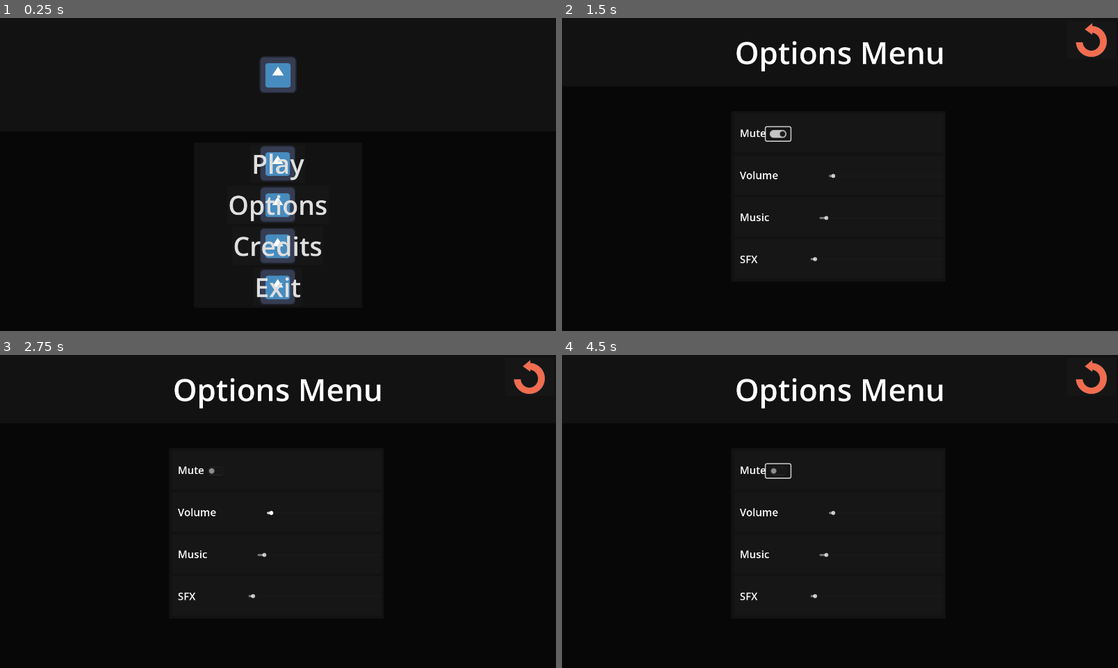
Above: before the commit, frames 1-4 (two rows, left to right).
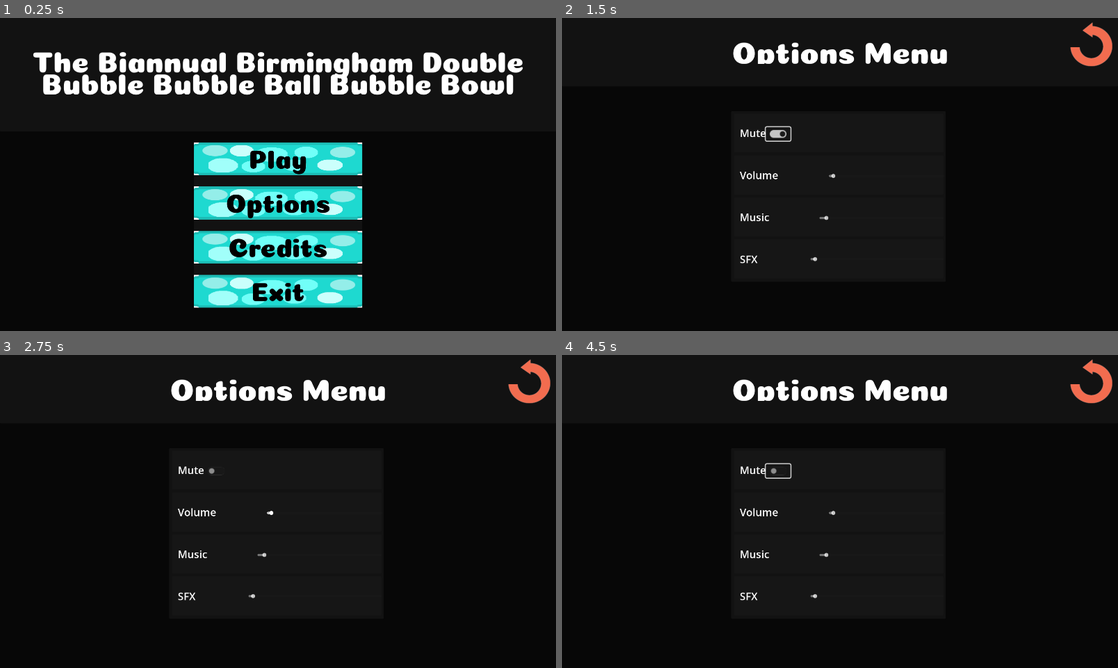
Above: after the commit, the same moments.

Repository: corpusCallosotomy/BubbleBowl
Game: Godot game, scene res://scenes/screens/menus/TitleScreen.tscn
The game is run twice, just before and just after one commit, with the same random seed, the same clock (stepped at 60 frames per second) and the same inputs. The engine's default icon, where the game draws it, is replaced by a stand-in: a white triangle on a blue panel in a dark square.
Inputs (mouse positions are in pixels of both pictures, inside the frame that each line leads up to):
- Up to frame 1 (0.25 s): no input
- Up to frame 2 (1.5 s): click "Options" at 0.5 s; click (778, 133) at 1.25 s
- Up to frame 3 (2.75 s): tap Enter at 2 s; hold D (P1_right) from 2.03 s (still down); tap Down (P2_down) at 2.1 s
- Up to frame 4 (4.5 s): tap Space at 2.75, 4.25 s; release D (P1_right) at 2.78 s; hold S (P1_down) 2.78-3.53 s; tap Left (P2_left) at 2.85 s; tap Enter at 3.5 s; hold D (P1_right) 3.53-4.28 s; tap Right (P2_right) at 3.6 s; hold W (P1_up) from 4.28 s (still down); tap Up (P2_up) at 4.35 s

The runs differ from the first frame. In frame 1, 19% of the frame differs, in the area x 6-95%, y 10-93%; in frame 2, 1.9%; in frame 3, 1.9%; in frame 4, 1.9%.

Commit message:
UI Graphic Update
Replacing Placeholder Assets For UI

Diff:
--- a/project.godot
+++ b/project.godot
@@ -11,20 +11,16 @@
 [application]
 
 config/name="BubbleBowl"
-
 run/main_scene="res://scenes/screens/menus/TitleScreen.tscn"
-
 config/features=PackedStringArray("4.3", "Forward Plus")
 config/icon="res://icon.svg"
 
 [autoload]
 
-
 AudioPlayer="*res://audio/audioPlayer.tscn"
 AudioListener="*res://audio/audioListener.tscn"
 World="*res://scenes/World.tscn"
 MatchData="*res://scenes/matchData.tscn"
-
 
 [display]
 
--- a/scenes/screens/menus/Credits.tscn
+++ b/scenes/screens/menus/Credits.tscn
@@ -1,18 +1,26 @@
-[gd_scene load_steps=17 format=3 uid="uid://babfvwlmtr3ys"]
-
-[ext_resource type="Texture2D" uid="uid://bhwkvnwd7rxj0" path="res://art/credit_icons/george.png" id="1_ti6ek"]
+[gd_scene load_steps=21 format=3 uid="uid://babfvwlmtr3ys"]
+
+[ext_resource type="Texture2D" uid="uid://lkgpki1evqsg" path="res://art/UI/Buttons/Back_Button_Hover.png" id="1_1f1f8"]
+[ext_resource type="FontFile" uid="uid://dl8o4ya01bbxk" path="res://art/UI/Font/Coiny-Regular.ttf" id="1_5utts"]
+[ext_resource type="Texture2D" uid="uid://bhwkvnwd7rxj0" path="res://art/UI/credit_icons/george.png" id="1_ti6ek"]
 [ext_resource type="Script" path="res://scripts/menu_scripts/sceneSwitchButton.gd" id="2_1rnxj"]
-[ext_resource type="Texture2D" uid="uid://cykc2eqfpldio" path="res://art/Back_Button.png" id="2_m244x"]
-[ext_resource type="Texture2D" uid="uid://dn1ghbifomcp5" path="res://art/credit_icons/jake.png" id="2_uphsr"]
-[ext_resource type="Texture2D" uid="uid://f44rlkum2mmr" path="res://art/credit_icons/jeb.png" id="3_cipor"]
-[ext_resource type="Texture2D" uid="uid://c3dhluqug7ayg" path="res://art/credit_icons/joel.png" id="4_c8htr"]
-[ext_resource type="Texture2D" uid="uid://dfnlwtkso4tbg" path="res://art/credit_icons/joshua.png" id="5_6rc5r"]
-[ext_resource type="Texture2D" uid="uid://dkde8vkwpkjxf" path="res://art/credit_icons/Kiron.png" id="6_mt0q7"]
-[ext_resource type="Texture2D" uid="uid://bnkq67wc32x3l" path="res://art/credit_icons/max.png" id="7_ko3tf"]
-[ext_resource type="Texture2D" uid="uid://dhjw1arwihtgg" path="res://art/credit_icons/michael.png" id="8_13c0k"]
-[ext_resource type="Texture2D" uid="uid://bng4dhp6dprao" path="res://art/credit_icons/Moonfish.png" id="9_c82tw"]
-[ext_resource type="Texture2D" uid="uid://bmu4yme53cyil" path="res://art/credit_icons/stefan.png" id="10_3g1ry"]
-[ext_resource type="Texture2D" uid="uid://6jk1fh67sg6b" path="res://art/credit_icons/xavier.png" id="11_hvkm1"]
+[ext_resource type="Texture2D" uid="uid://cykc2eqfpldio" path="res://art/UI/Buttons/Back_Button.png" id="2_m244x"]
+[ext_resource type="Texture2D" uid="uid://dn1ghbifomcp5" path="res://art/UI/credit_icons/jake.png" id="2_uphsr"]
+[ext_resource type="Texture2D" uid="uid://f44rlkum2mmr" path="res://art/UI/credit_icons/jeb.png" id="3_cipor"]
+[ext_resource type="Texture2D" uid="uid://c3dhluqug7ayg" path="res://art/UI/credit_icons/joel.png" id="4_c8htr"]
+[ext_resource type="Texture2D" uid="uid://dfnlwtkso4tbg" path="res://art/UI/credit_icons/joshua.png" id="5_6rc5r"]
+[ext_resource type="Texture2D" uid="uid://dkde8vkwpkjxf" path="res://art/UI/credit_icons/Kiron.png" id="6_mt0q7"]
+[ext_resource type="Texture2D" uid="uid://bnkq67wc32x3l" path="res://art/UI/credit_icons/max.png" id="7_ko3tf"]
+[ext_resource type="Texture2D" uid="uid://dhjw1arwihtgg" path="res://art/UI/credit_icons/michael.png" id="8_13c0k"]
+[ext_resource type="Texture2D" uid="uid://bng4dhp6dprao" path="res://art/UI/credit_icons/Moonfish.png" id="9_c82tw"]
+[ext_resource type="Texture2D" uid="uid://bmu4yme53cyil" path="res://art/UI/credit_icons/stefan.png" id="10_3g1ry"]
+[ext_resource type="Texture2D" uid="uid://6jk1fh67sg6b" path="res://art/UI/credit_icons/xavier.png" id="11_hvkm1"]
+
+[sub_resource type="StyleBoxTexture" id="StyleBoxTexture_fif3c"]
+texture = ExtResource("1_1f1f8")
+
+[sub_resource type="StyleBoxTexture" id="StyleBoxTexture_bq7sc"]
+texture = ExtResource("2_m244x")
 
 [sub_resource type="StyleBoxFlat" id="StyleBoxFlat_783xf"]
 bg_color = Color(0.556863, 0.580392, 0.8, 0.270588)
@@ -75,6 +83,7 @@
 grow_horizontal = 2
 grow_vertical = 2
 size_flags_stretch_ratio = 2.51
+theme_override_fonts/normal_font = ExtResource("1_5utts")
 theme_override_font_sizes/normal_font_size = 106
 bbcode_enabled = true
 text = "[center]Credits[/center]"
@@ -88,15 +97,16 @@
 anchors_preset = 1
 anchor_left = 1.0
 anchor_right = 1.0
-offset_left = -176.235
-offset_top = 9.145
-offset_right = -8.23499
-offset_bottom = 141.145
+offset_left = -176.0
+offset_top = 9.0
+offset_right = -8.0
+offset_bottom = 162.0
 grow_horizontal = 0
 size_flags_horizontal = 6
 size_flags_vertical = 6
 theme_override_font_sizes/font_size = 90
-icon = ExtResource("2_m244x")
+theme_override_styles/hover = SubResource("StyleBoxTexture_fif3c")
+theme_override_styles/normal = SubResource("StyleBoxTexture_bq7sc")
 icon_alignment = 1
 expand_icon = true
 script = ExtResource("2_1rnxj")
--- a/scenes/screens/menus/GameModeScreen.tscn
+++ b/scenes/screens/menus/GameModeScreen.tscn
@@ -1,9 +1,24 @@
-[gd_scene load_steps=5 format=3 uid="uid://baja085pndt5f"]
-
-[ext_resource type="Texture2D" uid="uid://blqc01j3w6hci" path="res://icon.svg" id="1_ycf7h"]
+[gd_scene load_steps=12 format=3 uid="uid://baja085pndt5f"]
+
+[ext_resource type="FontFile" uid="uid://dl8o4ya01bbxk" path="res://art/UI/Font/Coiny-Regular.ttf" id="1_o1mm5"]
+[ext_resource type="Texture2D" uid="uid://lkgpki1evqsg" path="res://art/UI/Buttons/Back_Button_Hover.png" id="1_x2pen"]
 [ext_resource type="Script" path="res://scripts/menu_scripts/sceneSwitchButton.gd" id="2_gv7wd"]
-[ext_resource type="Texture2D" uid="uid://cykc2eqfpldio" path="res://art/Back_Button.png" id="2_tvifm"]
+[ext_resource type="Texture2D" uid="uid://cykc2eqfpldio" path="res://art/UI/Buttons/Back_Button.png" id="2_tvifm"]
+[ext_resource type="Texture2D" uid="uid://b6mmuy17p4u77" path="res://art/UI/Buttons/Button_Highlighted.png" id="4_2rrbq"]
 [ext_resource type="Script" path="res://scripts/menu_scripts/settings/sliderLabel.gd" id="4_sbjtm"]
+[ext_resource type="Texture2D" uid="uid://bfhf585p6v86g" path="res://art/UI/Buttons/Button_Base.png" id="5_b3l0v"]
+
+[sub_resource type="StyleBoxTexture" id="StyleBoxTexture_2dexy"]
+texture = ExtResource("1_x2pen")
+
+[sub_resource type="StyleBoxTexture" id="StyleBoxTexture_dtic7"]
+texture = ExtResource("2_tvifm")
+
+[sub_resource type="StyleBoxTexture" id="StyleBoxTexture_4u8f7"]
+texture = ExtResource("4_2rrbq")
+
+[sub_resource type="StyleBoxTexture" id="StyleBoxTexture_wwivh"]
+texture = ExtResource("5_b3l0v")
 
 [node name="GameModeScreen" type="Control"]
 layout_mode = 3
@@ -41,6 +56,7 @@
 grow_horizontal = 2
 grow_vertical = 2
 size_flags_stretch_ratio = 2.51
+theme_override_fonts/normal_font = ExtResource("1_o1mm5")
 theme_override_font_sizes/normal_font_size = 106
 bbcode_enabled = true
 text = "[center]Match Settings[/center]"
@@ -54,15 +70,16 @@
 anchors_preset = 1
 anchor_left = 1.0
 anchor_right = 1.0
-offset_left = -176.235
-offset_top = 9.145
-offset_right = -8.23499
-offset_bottom = 141.145
+offset_left = -176.0
+offset_top = 9.0
+offset_right = -8.0
+offset_bottom = 161.0
 grow_horizontal = 0
 size_flags_horizontal = 6
 size_flags_vertical = 6
 theme_override_font_sizes/font_size = 90
-icon = ExtResource("2_tvifm")
+theme_override_styles/hover = SubResource("StyleBoxTexture_2dexy")
+theme_override_styles/normal = SubResource("StyleBoxTexture_dtic7")
 icon_alignment = 1
 expand_icon = true
 script = ExtResource("2_gv7wd")
@@ -241,18 +258,27 @@
 vertical_alignment = 1
 
 [node name="PlayButton" type="Button" parent="CanvasLayer"]
-anchors_preset = 12
+anchors_preset = 7
+anchor_left = 0.5
 anchor_top = 1.0
-anchor_right = 1.0
-anchor_bottom = 1.0
-offset_top = -212.0
+anchor_right = 0.5
+anchor_bottom = 1.0
+offset_left = -333.0
+offset_top = -225.0
+offset_right = 339.0
+offset_bottom = -29.0
 grow_horizontal = 2
 grow_vertical = 0
 size_flags_horizontal = 6
 size_flags_vertical = 6
+theme_override_colors/font_hover_pressed_color = Color(0, 0, 0.443137, 1)
+theme_override_colors/font_hover_color = Color(0, 0, 0.443137, 1)
+theme_override_colors/font_color = Color(0, 0, 0, 1)
+theme_override_fonts/font = ExtResource("1_o1mm5")
 theme_override_font_sizes/font_size = 90
+theme_override_styles/hover = SubResource("StyleBoxTexture_4u8f7")
+theme_override_styles/normal = SubResource("StyleBoxTexture_wwivh")
 text = "PLAY!"
-icon = ExtResource("1_ycf7h")
 icon_alignment = 1
 expand_icon = true
 script = ExtResource("2_gv7wd")
--- a/scenes/screens/menus/MatchEnd.tscn
+++ b/scenes/screens/menus/MatchEnd.tscn
@@ -1,7 +1,21 @@
-[gd_scene load_steps=3 format=3 uid="uid://cran8bdnnr1va"]
-
-[ext_resource type="Texture2D" uid="uid://blqc01j3w6hci" path="res://icon.svg" id="1_e63tm"]
+[gd_scene load_steps=9 format=3 uid="uid://cran8bdnnr1va"]
+
+[ext_resource type="FontFile" uid="uid://dl8o4ya01bbxk" path="res://art/UI/Font/Coiny-Regular.ttf" id="1_ji7ms"]
 [ext_resource type="Script" path="res://scripts/menu_scripts/sceneSwitchButton.gd" id="2_qywtj"]
+[ext_resource type="Texture2D" uid="uid://b6mmuy17p4u77" path="res://art/UI/Buttons/Button_Highlighted.png" id="3_7xob4"]
+[ext_resource type="Texture2D" uid="uid://bfhf585p6v86g" path="res://art/UI/Buttons/Button_Base.png" id="4_x2wuc"]
+
+[sub_resource type="StyleBoxTexture" id="StyleBoxTexture_kamex"]
+texture = ExtResource("3_7xob4")
+
+[sub_resource type="StyleBoxTexture" id="StyleBoxTexture_ukbb6"]
+texture = ExtResource("4_x2wuc")
+
+[sub_resource type="StyleBoxTexture" id="StyleBoxTexture_v486p"]
+texture = ExtResource("3_7xob4")
+
+[sub_resource type="StyleBoxTexture" id="StyleBoxTexture_28mvn"]
+texture = ExtResource("4_x2wuc")
 
 [node name="MatchEnd" type="Control"]
 layout_mode = 3
@@ -39,6 +53,7 @@
 grow_horizontal = 2
 grow_vertical = 2
 size_flags_stretch_ratio = 2.51
+theme_override_fonts/normal_font = ExtResource("1_ji7ms")
 theme_override_font_sizes/normal_font_size = 106
 bbcode_enabled = true
 text = "[center]Match End[/center]"
@@ -155,7 +170,10 @@
 anchor_top = 1.0
 anchor_right = 1.0
 anchor_bottom = 1.0
-offset_top = -225.0
+offset_left = 20.0
+offset_top = -230.0
+offset_right = -16.0
+offset_bottom = -12.0
 grow_horizontal = 2
 grow_vertical = 0
 
@@ -170,24 +188,34 @@
 [node name="PlayButton" type="Button" parent="CanvasLayer/NavButtons/HSplitContainer"]
 layout_mode = 2
 size_flags_horizontal = 3
+theme_override_colors/font_hover_pressed_color = Color(0, 0, 0.443137, 1)
+theme_override_colors/font_hover_color = Color(0, 0, 0.443137, 1)
+theme_override_colors/font_color = Color(0, 0, 0, 1)
+theme_override_fonts/font = ExtResource("1_ji7ms")
 theme_override_font_sizes/font_size = 90
+theme_override_styles/hover = SubResource("StyleBoxTexture_kamex")
+theme_override_styles/normal = SubResource("StyleBoxTexture_ukbb6")
 text = "REPLAY!"
-icon = ExtResource("1_e63tm")
 icon_alignment = 1
 expand_icon = true
 script = ExtResource("2_qywtj")
 nextScene = "res://scenes/screens/arena/arena.tscn"
 
-[node name="PlayButton2" type="Button" parent="CanvasLayer/NavButtons/HSplitContainer"]
+[node name="MenuButton" type="Button" parent="CanvasLayer/NavButtons/HSplitContainer"]
 layout_mode = 2
 size_flags_horizontal = 3
+theme_override_colors/font_hover_pressed_color = Color(0, 0, 0.443137, 1)
+theme_override_colors/font_hover_color = Color(0, 0, 0.443137, 1)
+theme_override_colors/font_color = Color(0, 0, 0, 1)
+theme_override_fonts/font = ExtResource("1_ji7ms")
 theme_override_font_sizes/font_size = 90
+theme_override_styles/hover = SubResource("StyleBoxTexture_v486p")
+theme_override_styles/normal = SubResource("StyleBoxTexture_28mvn")
 text = "Menu"
-icon = ExtResource("1_e63tm")
 icon_alignment = 1
 expand_icon = true
 script = ExtResource("2_qywtj")
 nextScene = "res://scenes/screens/menus/TitleScreen.tscn"
 
 [connection signal="pressed" from="CanvasLayer/NavButtons/HSplitContainer/PlayButton" to="CanvasLayer/NavButtons/HSplitContainer/PlayButton" method="_on_pressed"]
-[connection signal="pressed" from="CanvasLayer/NavButtons/HSplitContainer/PlayButton2" to="CanvasLayer/NavButtons/HSplitContainer/PlayButton2" method="_on_pressed"]
+[connection signal="pressed" from="CanvasLayer/NavButtons/HSplitContainer/MenuButton" to="CanvasLayer/NavButtons/HSplitContainer/MenuButton" method="_on_pressed"]
--- a/scenes/screens/menus/OptionScreen.tscn
+++ b/scenes/screens/menus/OptionScreen.tscn
@@ -1,9 +1,17 @@
-[gd_scene load_steps=5 format=3 uid="uid://caxrx5kkdirjr"]
-
+[gd_scene load_steps=9 format=3 uid="uid://caxrx5kkdirjr"]
+
+[ext_resource type="Texture2D" uid="uid://lkgpki1evqsg" path="res://art/UI/Buttons/Back_Button_Hover.png" id="1_ji15t"]
+[ext_resource type="FontFile" uid="uid://dl8o4ya01bbxk" path="res://art/UI/Font/Coiny-Regular.ttf" id="1_vyydg"]
 [ext_resource type="Script" path="res://scripts/menu_scripts/sceneSwitchButton.gd" id="2_70uss"]
-[ext_resource type="Texture2D" uid="uid://cykc2eqfpldio" path="res://art/Back_Button.png" id="2_gjmad"]
+[ext_resource type="Texture2D" uid="uid://cykc2eqfpldio" path="res://art/UI/Buttons/Back_Button.png" id="2_gjmad"]
 [ext_resource type="Script" path="res://scripts/menu_scripts/settings/muteToggle.gd" id="2_sk5rp"]
 [ext_resource type="Script" path="res://scripts/menu_scripts/settings/volume_slider.gd" id="3_v5bpy"]
+
+[sub_resource type="StyleBoxTexture" id="StyleBoxTexture_mxgou"]
+texture = ExtResource("1_ji15t")
+
+[sub_resource type="StyleBoxTexture" id="StyleBoxTexture_i4gdx"]
+texture = ExtResource("2_gjmad")
 
 [node name="OptionScreen" type="Control"]
 layout_mode = 3
@@ -41,6 +49,7 @@
 grow_horizontal = 2
 grow_vertical = 2
 size_flags_stretch_ratio = 2.51
+theme_override_fonts/normal_font = ExtResource("1_vyydg")
 theme_override_font_sizes/normal_font_size = 106
 bbcode_enabled = true
 text = "[center]Options Menu[/center]"
@@ -54,15 +63,16 @@
 anchors_preset = 1
 anchor_left = 1.0
 anchor_right = 1.0
-offset_left = -176.235
-offset_top = 9.145
-offset_right = -8.23499
-offset_bottom = 141.145
+offset_left = -176.0
+offset_top = 9.0
+offset_right = -8.0
+offset_bottom = 170.0
 grow_horizontal = 0
 size_flags_horizontal = 6
 size_flags_vertical = 6
 theme_override_font_sizes/font_size = 90
-icon = ExtResource("2_gjmad")
+theme_override_styles/hover = SubResource("StyleBoxTexture_mxgou")
+theme_override_styles/normal = SubResource("StyleBoxTexture_i4gdx")
 icon_alignment = 1
 expand_icon = true
 script = ExtResource("2_70uss")
--- a/scenes/screens/menus/TitleScreen.tscn
+++ b/scenes/screens/menus/TitleScreen.tscn
@@ -1,8 +1,34 @@
-[gd_scene load_steps=4 format=3 uid="uid://cblvjtwmofbld"]
+[gd_scene load_steps=14 format=3 uid="uid://cblvjtwmofbld"]
 
-[ext_resource type="Texture2D" uid="uid://blqc01j3w6hci" path="res://icon.svg" id="1_8brmv"]
 [ext_resource type="Script" path="res://scripts/menu_scripts/sceneSwitchButton.gd" id="2_32q7n"]
+[ext_resource type="Texture2D" uid="uid://b6mmuy17p4u77" path="res://art/UI/Buttons/Button_Highlighted.png" id="2_qvx5d"]
+[ext_resource type="FontFile" uid="uid://dl8o4ya01bbxk" path="res://art/UI/Font/Coiny-Regular.ttf" id="2_yqd12"]
+[ext_resource type="Texture2D" uid="uid://bfhf585p6v86g" path="res://art/UI/Buttons/Button_Base.png" id="3_e4j7c"]
 [ext_resource type="Script" path="res://scripts/menu_scripts/quitApplication.gd" id="3_kn0er"]
+
+[sub_resource type="StyleBoxTexture" id="StyleBoxTexture_di763"]
+texture = ExtResource("2_qvx5d")
+
+[sub_resource type="StyleBoxTexture" id="StyleBoxTexture_elwkr"]
+texture = ExtResource("3_e4j7c")
+
+[sub_resource type="StyleBoxTexture" id="StyleBoxTexture_7kyd0"]
+texture = ExtResource("2_qvx5d")
+
+[sub_resource type="StyleBoxTexture" id="StyleBoxTexture_qgtiy"]
+texture = ExtResource("3_e4j7c")
+
+[sub_resource type="StyleBoxTexture" id="StyleBoxTexture_7hijq"]
+texture = ExtResource("2_qvx5d")
+
+[sub_resource type="StyleBoxTexture" id="StyleBoxTexture_4k1ju"]
+texture = ExtResource("3_e4j7c")
+
+[sub_resource type="StyleBoxTexture" id="StyleBoxTexture_ddkuf"]
+texture = ExtResource("2_qvx5d")
+
+[sub_resource type="StyleBoxTexture" id="StyleBoxTexture_jbvn0"]
+texture = ExtResource("3_e4j7c")
 
 [node name="TitleScene" type="Control"]
 layout_mode = 3
@@ -39,7 +65,19 @@
 
 [node name="TextureRect" type="TextureRect" parent="CanvasLayer/Title/CenterContainer"]
 layout_mode = 2
-texture = ExtResource("1_8brmv")
+
+[node name="RichTextLabel" type="RichTextLabel" parent="CanvasLayer/Title"]
+layout_mode = 1
+anchors_preset = 15
+anchor_right = 1.0
+anchor_bottom = 1.0
+offset_top = 112.0
+grow_horizontal = 2
+grow_vertical = 2
+theme_override_fonts/normal_font = ExtResource("2_yqd12")
+theme_override_font_sizes/normal_font_size = 101
+bbcode_enabled = true
+text = "[center]The Biannual Birmingham Double Bubble Bubble Ball Bubble Bowl[/center]"
 
 [node name="ButtonMenu" type="Panel" parent="CanvasLayer"]
 anchors_preset = 7
@@ -56,72 +94,77 @@
 size_flags_horizontal = 3
 size_flags_vertical = 3
 
-[node name="CenterContainer" type="CenterContainer" parent="CanvasLayer/ButtonMenu"]
+[node name="VBoxContainer" type="VBoxContainer" parent="CanvasLayer/ButtonMenu"]
 layout_mode = 1
 anchors_preset = 15
 anchor_right = 1.0
 anchor_bottom = 1.0
-offset_left = -130.713
-offset_right = 130.713
 grow_horizontal = 2
 grow_vertical = 2
-
-[node name="VBoxContainer" type="VBoxContainer" parent="CanvasLayer/ButtonMenu/CenterContainer"]
-layout_mode = 2
 size_flags_stretch_ratio = 42.85
-theme_override_constants/separation = 10
+theme_override_constants/separation = 40
 alignment = 1
 
-[node name="PlayButton" type="Button" parent="CanvasLayer/ButtonMenu/CenterContainer/VBoxContainer"]
+[node name="PlayButton" type="Button" parent="CanvasLayer/ButtonMenu/VBoxContainer"]
 layout_mode = 2
-size_flags_horizontal = 4
-size_flags_vertical = 6
-size_flags_stretch_ratio = 0.0
+size_flags_vertical = 3
+theme_override_colors/font_hover_pressed_color = Color(1.20327e-06, 0, 0.472347, 1)
+theme_override_colors/font_color = Color(0, 0, 0, 1)
+theme_override_fonts/font = ExtResource("2_yqd12")
 theme_override_font_sizes/font_size = 90
+theme_override_styles/hover = SubResource("StyleBoxTexture_di763")
+theme_override_styles/normal = SubResource("StyleBoxTexture_elwkr")
 text = "Play"
-icon = ExtResource("1_8brmv")
 icon_alignment = 1
 expand_icon = true
 script = ExtResource("2_32q7n")
 nextScene = "res://scenes/screens/menus/GameModeScreen.tscn"
 
-[node name="OptionsButton" type="Button" parent="CanvasLayer/ButtonMenu/CenterContainer/VBoxContainer"]
+[node name="OptionsButton" type="Button" parent="CanvasLayer/ButtonMenu/VBoxContainer"]
 layout_mode = 2
-size_flags_horizontal = 6
 size_flags_vertical = 3
+theme_override_colors/font_hover_color = Color(1.03481e-06, 0, 0.442967, 1)
+theme_override_colors/font_color = Color(0, 0, 0, 1)
+theme_override_fonts/font = ExtResource("2_yqd12")
 theme_override_font_sizes/font_size = 90
+theme_override_styles/hover = SubResource("StyleBoxTexture_7kyd0")
+theme_override_styles/normal = SubResource("StyleBoxTexture_qgtiy")
 text = "Options"
-icon = ExtResource("1_8brmv")
 icon_alignment = 1
 expand_icon = true
 script = ExtResource("2_32q7n")
 nextScene = "res://scenes/screens/menus/OptionScreen.tscn"
 
-[node name="PlayButton2" type="Button" parent="CanvasLayer/ButtonMenu/CenterContainer/VBoxContainer"]
+[node name="CreditButton" type="Button" parent="CanvasLayer/ButtonMenu/VBoxContainer"]
 layout_mode = 2
-size_flags_horizontal = 4
-size_flags_vertical = 6
-size_flags_stretch_ratio = 0.0
+size_flags_vertical = 3
+theme_override_colors/font_hover_color = Color(0, 0, 0.443137, 1)
+theme_override_colors/font_color = Color(0, 0, 0, 1)
+theme_override_fonts/font = ExtResource("2_yqd12")
 theme_override_font_sizes/font_size = 90
+theme_override_styles/hover = SubResource("StyleBoxTexture_7hijq")
+theme_override_styles/normal = SubResource("StyleBoxTexture_4k1ju")
 text = "Credits"
-icon = ExtResource("1_8brmv")
 icon_alignment = 1
 expand_icon = true
 script = ExtResource("2_32q7n")
 nextScene = "res://scenes/screens/menus/Credits.tscn"
 
-[node name="ExitButton" type="Button" parent="CanvasLayer/ButtonMenu/CenterContainer/VBoxContainer"]
+[node name="ExitButton" type="Button" parent="CanvasLayer/ButtonMenu/VBoxContainer"]
 layout_mode = 2
-size_flags_horizontal = 6
-size_flags_vertical = 6
+size_flags_vertical = 3
+theme_override_colors/font_hover_color = Color(0, 0, 0.443137, 1)
+theme_override_colors/font_color = Color(0, 0, 0, 1)
+theme_override_fonts/font = ExtResource("2_yqd12")
 theme_override_font_sizes/font_size = 90
+theme_override_styles/hover = SubResource("StyleBoxTexture_ddkuf")
+theme_override_styles/normal = SubResource("StyleBoxTexture_jbvn0")
 text = "Exit"
-icon = ExtResource("1_8brmv")
 icon_alignment = 1
 expand_icon = true
 script = ExtResource("3_kn0er")
 
-[connection signal="pressed" from="CanvasLayer/ButtonMenu/CenterContainer/VBoxContainer/PlayButton" to="CanvasLayer/ButtonMenu/CenterContainer/VBoxContainer/PlayButton" method="_on_pressed"]
-[connection signal="pressed" from="CanvasLayer/ButtonMenu/CenterContainer/VBoxContainer/OptionsButton" to="CanvasLayer/ButtonMenu/CenterContainer/VBoxContainer/OptionsButton" method="_on_pressed"]
-[connection signal="pressed" from="CanvasLayer/ButtonMenu/CenterContainer/VBoxContainer/PlayButton2" to="CanvasLayer/ButtonMenu/CenterContainer/VBoxContainer/PlayButton2" method="_on_pressed"]
-[connection signal="pressed" from="CanvasLayer/ButtonMenu/CenterContainer/VBoxContainer/ExitButton" to="CanvasLayer/ButtonMenu/CenterContainer/VBoxContainer/ExitButton" method="_on_pressed"]
+[connection signal="pressed" from="CanvasLayer/ButtonMenu/VBoxContainer/PlayButton" to="CanvasLayer/ButtonMenu/VBoxContainer/PlayButton" method="_on_pressed"]
+[connection signal="pressed" from="CanvasLayer/ButtonMenu/VBoxContainer/OptionsButton" to="CanvasLayer/ButtonMenu/VBoxContainer/OptionsButton" method="_on_pressed"]
+[connection signal="pressed" from="CanvasLayer/ButtonMenu/VBoxContainer/CreditButton" to="CanvasLayer/ButtonMenu/VBoxContainer/CreditButton" method="_on_pressed"]
+[connection signal="pressed" from="CanvasLayer/ButtonMenu/VBoxContainer/ExitButton" to="CanvasLayer/ButtonMenu/VBoxContainer/ExitButton" method="_on_pressed"]
Renamed: art/Back_Button.png -> art/UI/Buttons/Back_Button.png
Not shown, changed: art/UI/Buttons/Back_Button.png.import
Renamed: art/Back_Button_Hover.png -> art/UI/Buttons/Back_Button_Hover.png
Not shown, added: art/UI/Buttons/Back_Button_Hover.png.import
Binary file added: art/UI/Buttons/Button_Base.png
Not shown, added: art/UI/Buttons/Button_Base.png.import
Binary file added: art/UI/Buttons/Button_Highlighted.png
Not shown, changed: art/UI/Buttons/Button_Highlighted.png.import
Binary file added: art/UI/Font/Coiny-Regular.ttf
Not shown, added: art/UI/Font/Coiny-Regular.ttf.import
Not shown, added: art/UI/Font/OFL.txt
Renamed: art/credit_icons/Kiron.png -> art/UI/credit_icons/Kiron.png
(and 21 more such lines)
